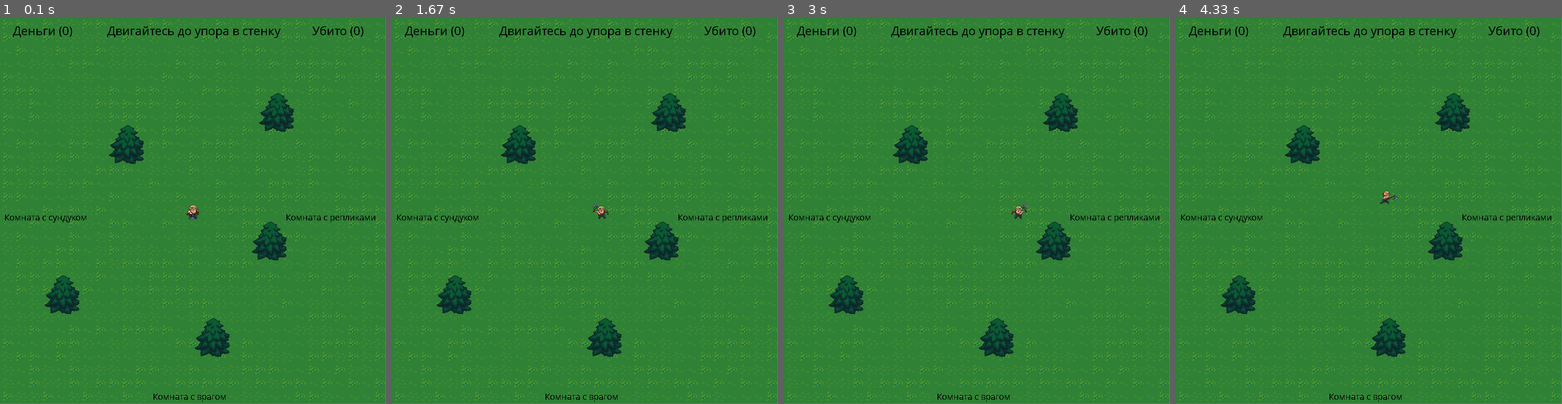
Above: before the commit, frames 1-4 (left to right).
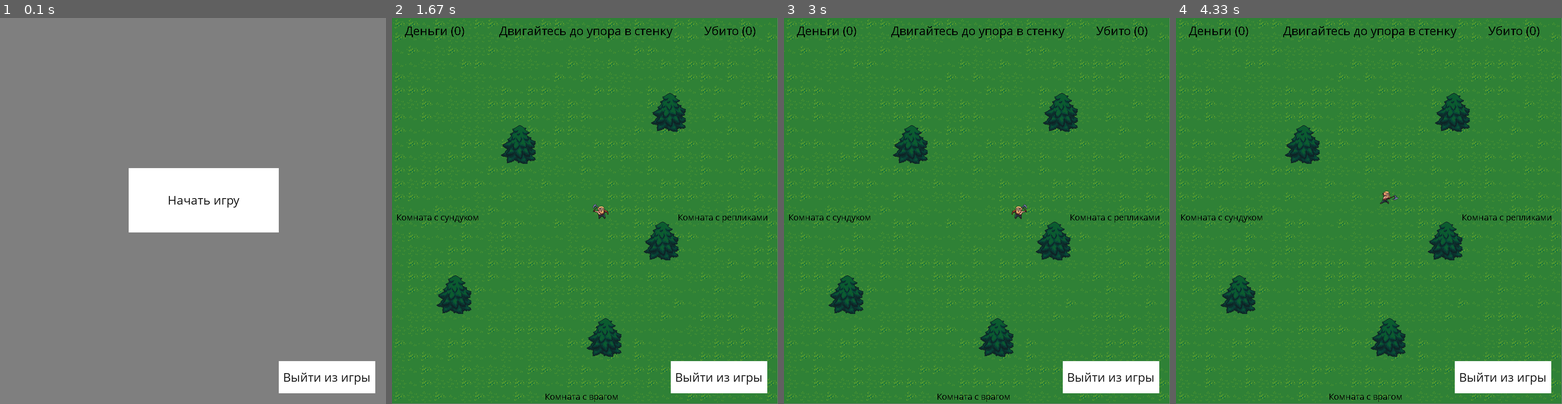
Above: after the commit, the same moments.

Repository: ZikkeyLS/RPG_pygame
Game: pygame game, started from main.py
Same seed, same stepped clock (60 frames per second), same inputs: the game is played once before the commit and once after it.
Inputs (mouse positions are in pixels of both pictures, inside the frame that each line leads up to):
- Up to frame 1 (0.1 s): no input
- Up to frame 2 (1.67 s): press the mouse at (596, 199) at 0.37 s; move the mouse to (635, 203) at 0.47 s; release the mouse at (673, 203) at 0.6 s; hold D 0.67-1.13 s; hold W 1.17-1.47 s; tap Space at 1.23, 1.57 s; hold D from 1.5 s (still down)
- Up to frame 3 (3 s): tap Space at 1.87, 2.07, 2.37, 2.63, 2.97 s; release D at 1.97 s; hold A 2-2.53 s; hold S 2.57-2.87 s; hold A from 2.9 s (still down)
- Up to frame 4 (4.33 s): tap Space at 3.27, 3.4, 3.8, 4.1 s; release A at 3.3 s; hold W 3.33-3.7 s; hold D from 3.73 s (still down)

The runs differ from the first frame. In frame 1, 100% of the frame differs, in the area x 0-100%, y 0-100%; in frame 2, 2.1%; in frame 3, 2.1%; in frame 4, 2.1%.

Commit message:
Required Improvements

Diff:
--- /dev/null
+++ b/button.py
@@ -0,0 +1,52 @@
+import pygame
+
+class Button():
+    def __init__(self, x, y, width, height, font, screen, buttonText='Button', onclickFunction=None, onePress=False):
+        self.x = x
+        self.y = y
+        self.width = width
+        self.height = height
+        self.font = font
+        self.screen = screen
+        self.onclickFunction = onclickFunction
+        self.onePress = onePress
+
+        self.fillColors = {
+            'normal': '#ffffff',
+            'hover': '#666666',
+            'pressed': '#333333',
+        }
+
+        self.buttonSurface = pygame.Surface((self.width, self.height))
+        self.buttonRect = pygame.Rect(self.x, self.y, self.width, self.height)
+
+        self.buttonSurf = font.render(buttonText, True, (20, 20, 20))
+
+        self.alreadyPressed = False
+
+    def process(self):
+
+        mousePos = pygame.mouse.get_pos()
+
+        self.buttonSurface.fill(self.fillColors['normal'])
+        if self.buttonRect.collidepoint(mousePos):
+            self.buttonSurface.fill(self.fillColors['hover'])
+
+            if pygame.mouse.get_pressed(num_buttons=3)[0]:
+                self.buttonSurface.fill(self.fillColors['pressed'])
+
+                if self.onePress and self.onclickFunction != None:
+                    self.onclickFunction()
+
+                elif not self.alreadyPressed and self.onclickFunction != None:
+                    self.onclickFunction()
+                    self.alreadyPressed = True
+
+            else:
+                self.alreadyPressed = False
+
+        self.buttonSurface.blit(self.buttonSurf, [
+            self.buttonRect.width/2 - self.buttonSurf.get_rect().width/2,
+            self.buttonRect.height/2 - self.buttonSurf.get_rect().height/2
+        ])
+        self.screen.blit(self.buttonSurface, self.buttonRect)
--- a/entities/chest.py
+++ b/entities/chest.py
@@ -7,6 +7,10 @@
     def post_initialize(self):
         self.money = random.randrange(5, 10)
         self.opened = False
+
+        if (game_statistics.money > 0):
+            self.opened = True
+            self.money = 0
 
         idle_animation_frames = self.compile_idle_animation()
         self.idleAnimation = animation.Animation(idle_animation_frames, 1 / len(idle_animation_frames))
--- a/entities/enemy.py
+++ b/entities/enemy.py
@@ -6,6 +6,9 @@
 class Enemy(Entity):
     def post_initialize(self):
         self.hp = 5
+
+        if (game_statistics.killed > 0):
+            self.kill()
 
         idle_animation_frames = self.compile_idle_animation()
         self.idleAnimation = animation.Animation(idle_animation_frames, 1 / len(idle_animation_frames))
--- a/entities/player.py
+++ b/entities/player.py
@@ -1,6 +1,7 @@
 import entity
 from input_bindings import *
 import animation
+import game_statistics
 
 class Player(entity.Entity):
     def post_initialize(self):
@@ -68,6 +69,9 @@
     def on_update(self):
         horizontal = 0
         vertical = 0
+
+        game_statistics.player_x = self.x
+        game_statistics.player_y = self.y
 
         if is_down(K_e):
             self.room.activate_nearby()
--- a/game_statistics.py
+++ b/game_statistics.py
@@ -1,3 +1,37 @@
+import json
+import os
 
 money = 0
 killed = 0
+player_x = 0
+player_y = 0
+location = [0, 0]
+
+def save_exists():
+    return os.path.exists('save.txt')
+
+def try_load_save():
+    try:
+        if os.path.exists('save.txt'):
+            load()
+        else:
+            save()
+    except:
+        print("Error while loading the save!")
+
+def save():
+    global money, killed, player_x, player_y, location
+    saveData = json.dumps([money, killed, player_x, player_y, location])
+    f = open('save.txt', 'w')
+    f.write(saveData)
+
+def load():
+    global money, killed, player_x, player_y, location
+    f = open('save.txt', 'r')
+    jsonData = f.readline()
+    jsonObject = json.loads(jsonData)
+    money = jsonObject[0]
+    killed = jsonObject[1]
+    player_x = jsonObject[2]
+    player_y = jsonObject[3]
+    location = jsonObject[4]
--- a/graphics.py
+++ b/graphics.py
@@ -1,24 +1,38 @@
 import pygame
+import button
 from pygame.locals import *
 from PIL import Image
 import coords
 import input_bindings
 import random
+import game_statistics
+import settings
 
 class Graphics:
     def initialize(self, settings):
         pygame.init()
         pygame.font.init()
 
+        self.window = pygame.display.set_mode((900, 900))
+        self.window.fill((127, 127, 127))
+
+        self.main_menu_opened = True
+
         self.ui_font = pygame.font.SysFont('Comic Sans MS', 30)
         self.ui_texts = {}
         self.game_font = pygame.font.SysFont('Comic Sans MS', 22)
         self.game_texts = {}
 
+        gameText = ""
+        if game_statistics.save_exists():
+            gameText = "Продолжить"
+        else:
+            gameText = "Начать игру"
+        self.start_button = button.Button(300, 350, 350, 150, self.ui_font, self.window, gameText, self.run_game)
+
+        self.close_game_button = button.Button(650, 800, 225, 75, self.ui_font, self.window, "Выйти из игры", self.stop_game)
+
         self.cell_size = 31
-
-        self.window = pygame.display.set_mode((900, 900))
-        self.window.fill((127, 127, 127))
 
         self.active_run = True
         self.grid_size = settings
@@ -28,54 +42,78 @@
         self.setup_grid()
 
 
-    def render_text(self, initial_message, initial_position, is_ui = True):
+    def render_text(self, initial_message, initial_position, is_ui = True, color = (0, 0, 0)):
         if is_ui:
-            text = self.ui_font.render(initial_message, False, (0, 0, 0))
+            text = self.ui_font.render(initial_message, False, color)
             self.ui_texts[text] = initial_position
         else:
-            text = self.game_font.render(initial_message, False, (0, 0, 0))
+            text = self.game_font.render(initial_message, False, color)
             self.game_texts[text] = initial_position
 
 
+    def run_game(self):
+        self.main_menu_opened = False
+        game_statistics.try_load_save()
+        self.world.initialize(settings.GRID_SIZE, self)
+        self.on_update_subscribers.append(self.world.on_update)
+
+
+    def stop_game(self):
+        if self.main_menu_opened == False:
+            game_statistics.save()
+        self.active_run = False
+
+
     def update(self):
+        if game_statistics.killed > 0 and game_statistics.money > 0:
+            self.render_text("Вы прошли игру!", [350, 125], True, (0, 255, 0))
+
         for i in range(len(self.on_update_subscribers)):
             self.on_update_subscribers[i]()
 
 
     def run(self):
         while (self.active_run):
-            for event in pygame.event.get():
+            events = pygame.event.get()
+
+            for event in events:
                 if event.type == pygame.QUIT:
-                    self.active_run = False
+                    self.stop_game()
                 if event.type == pygame.KEYDOWN:
                     input_bindings.keys_down.append(event.key)
                 if event.type == pygame.KEYUP:
                     input_bindings.keys_up.append(event.key)
 
+            self.window.fill((127, 127, 127))
             self.update()
-            self.window.fill((127, 127, 127))
 
-            for x in range(self.grid_size[0]):
-                for y in range(self.grid_size[1]):
-                    self.window.blit(self.background[coords.to_number([x, y], self.grid_size[0])][1], [x * self.cell_size, y * self.cell_size])
+            if self.world.initialized:
+                for x in range(self.grid_size[0]):
+                    for y in range(self.grid_size[1]):
+                        self.window.blit(self.background[coords.to_number([x, y], self.grid_size[0])][1], [x * self.cell_size, y * self.cell_size])
 
-            for entity in self.world.current_room.entities:
-                if (entity.image == None):
-                    continue
-                entity_image = entity.image.copy()
-                x_flip = entity.size_x < 0
-                y_flip = entity.size_y < 0
-                if x_flip or y_flip:
-                    entity_image = pygame.transform.flip(entity_image, x_flip, y_flip)
-                self.window.blit(entity_image, [entity.x, entity.y])
+                for entity in self.world.current_room.entities:
+                    if (entity.image == None):
+                        continue
+                    entity_image = entity.image.copy()
+                    x_flip = entity.size_x < 0
+                    y_flip = entity.size_y < 0
+                    if x_flip or y_flip:
+                        entity_image = pygame.transform.flip(entity_image, x_flip, y_flip)
+                    self.window.blit(entity_image, [entity.x, entity.y])
 
-            for text, position in self.game_texts.items():
-                self.window.blit(text, position)
-            self.game_texts.clear()
+                for text, position in self.game_texts.items():
+                    self.window.blit(text, position)
+                self.game_texts.clear()
 
-            for text, position in self.ui_texts.items():
-                self.window.blit(text, position)
-            self.ui_texts.clear()
+                for text, position in self.ui_texts.items():
+                    self.window.blit(text, position)
+                self.ui_texts.clear()
+
+            if (self.main_menu_opened):
+                self.start_button.process()
+
+            self.close_game_button.process()
 
             pygame.display.flip()
 
--- a/main.py
+++ b/main.py
@@ -4,10 +4,6 @@
 
 graphics = graphics.Graphics()
 graphics.initialize(settings.GRID_SIZE)
-
-world = world.World()
-world.initialize(settings.GRID_SIZE, graphics)
-
-graphics.world = world
-graphics.on_update_subscribers.append(world.on_update)
+gameWorld = world.World()
+graphics.world = gameWorld
 graphics.run()
--- a/room.py
+++ b/room.py
@@ -1,6 +1,7 @@
 import entity
 import entities.player as player
 import coords
+import game_statistics
 
 class Room:
     def __init__(self, size, coordinates, graphics):
@@ -31,6 +32,12 @@
                 entity.give_damage(self.player.damage)
 
     def on_enabled(self):
+        if self.prevRoom == None and game_statistics.location != [0, 0]:
+            self.player.x = game_statistics.player_x
+            self.player.y = game_statistics.player_y
+            self.player.target_x = self.player.x
+            self.player.target_y = self.player.y
+
         if self.prevRoom != None:
             coordsDiff = [self.prevRoom.coordinates[0] - self.coordinates[0], self.prevRoom.coordinates[1] - self.coordinates[1]]
             if coordsDiff[0] == -1:
--- a/rooms/chest_room.py
+++ b/rooms/chest_room.py
@@ -6,9 +6,9 @@
         super().__init__(size, coordinates, graphics)
 
         self.chest = Chest()
-        self.chest.initialize(graphics, self, (size[0] // 2) * graphics.cell_size, (size[0] // 2) * graphics.cell_size, None)
         self.entities.append(self.chest)
         self.activatable_entities.append(self.chest)
+        self.chest.initialize(graphics, self, (size[0] // 2) * graphics.cell_size, (size[0] // 2) * graphics.cell_size, None)
 
         pond_image = self.graphics.images["Pond"]
 
--- a/rooms/enemy_room.py
+++ b/rooms/enemy_room.py
@@ -13,9 +13,9 @@
         self.entities.append(tree1)
 
         enemy = Enemy()
-        enemy.initialize(graphics, self, (size[0] // 2) * self.graphics.cell_size, (size[0] // 2) * self.graphics.cell_size, None)
         self.entities.append(enemy)
         self.atackable_entities.append(enemy)
+        enemy.initialize(graphics, self, (size[0] // 2) * self.graphics.cell_size, (size[0] // 2) * self.graphics.cell_size, None)
 
 
     def on_update(self):
--- a/world.py
+++ b/world.py
@@ -6,9 +6,15 @@
 import game_statistics
 
 class World:
+    def __init__(self):
+        self.initialized = False
+
+
     def initialize(self, settings, graphics):
         global grid_size
         grid_size = settings
+
+        self.initialized = True
 
         self.rooms = {}
         self.graphics = graphics
@@ -27,7 +33,11 @@
 
         self.current_room = None
         self.prev_room = None
-        self.setCurrentRoom(initial_room)
+
+        if game_statistics.location != [0, 0]:
+            self.setCurrentRoom(self.rooms[coords.to_number(game_statistics.location, 10)])
+        else:
+            self.setCurrentRoom(initial_room)
 
 
     def setCurrentRoom(self, room):
@@ -35,6 +45,7 @@
         self.current_room = room
         self.current_room.prevRoom = self.prev_room
         self.current_room.on_enabled()
+        game_statistics.location = room.coordinates
 
 
     def on_update(self):
Not shown, changed: .gitignore
